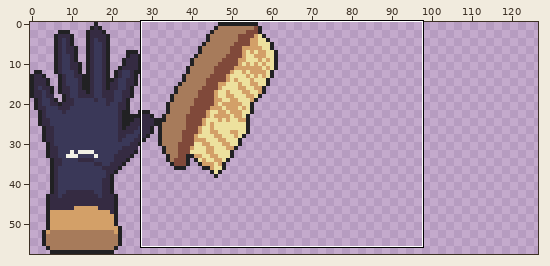
Two states of a sprite sheet, Assets/Textures/Hand.png. The first picture is a wide view before the edit; the outline marks the close-up.
Close-up. Before:
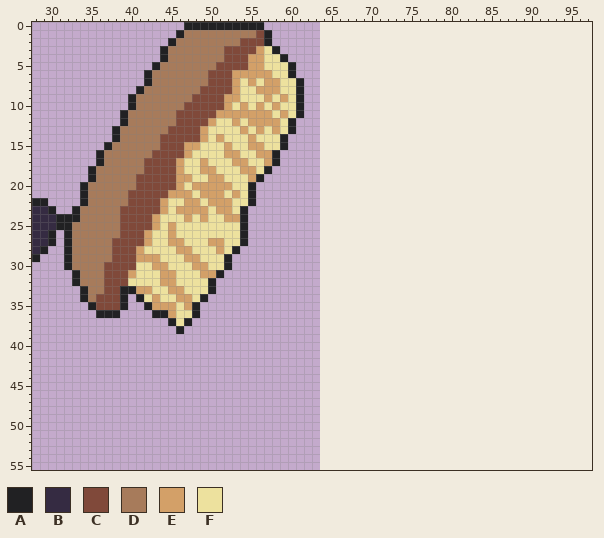
The file is 64x58 pixels. Shown: x 28..97, y 0..55. The old version is drawn lined up with the new one, on the new canvas. The wide view leaves out empty margins. The commit also changed other parts of the picture, which this record leaves out.
Palette (. is transparent): A #212123  B #352b42  C #80493a  D #a77b5b  E #d3a068  F #ede19e
Pixels before (only the part around the change), first column x 28:
 0 ...................AAAAAAAAAA.........................................
 1 ..................ADDDDDDDDDCA........................................
 2 .................ADDDDDDDDCCCA........................................
 3 ................ADDDDDDDCCCCEFA.......................................
 4 ................ADDDDDDDCCCEEFFA......................................
 5 ...............ADDDDDDDCCCCEEFFFA.....................................
 6 ..............ADDDDDDDCCCEEEEEFFA.....................................
 7 ..............ADDDDDDDCCCEFEFEEFFA....................................
 8 .............ADDDDDDDCCCCEFFEEEFFA....................................
 9 ............ADDDDDDDCCCCEEFFFEFEFA....................................
10 ............ADDDDDDCCCCCEFEFEFEFFA....................................
11 ...........ADDDDDDCCCCCEEEEEEEFEFA....................................
12 ...........ADDDDDDCCCCEFFEFEEEEFA.....................................
13 ..........ADDDDDDCCCCEFFFFEFEFEFA.....................................
14 ..........ADDDDDCCCCCEFEFFFEFFFA......................................
15 .........ADDDDDDCCCEEFFFEFFEEFFA......................................
16 ........ADDDDDDCCCCEFFFFEEFFEEA.......................................
17 ........ADDDDDCCCCEFFEFFFEEFFEA.......................................
18 .......ADDDDDDCCCCEFFEEFFFEEFA........................................
19 .......ADDDDDCCCCCEEFFEEFFFEA.........................................
20 ......ADDDDDDCCCCCEFEEEEEFFA..........................................
21 ......ADDDDDCCCCCEEEFEEEFEFA..........................................
22 AA....ADDDDDCCCCEFFEEFEEEFFA..........................................
23 BBA..ADDDDDCCCCCEFEEEEFEEFA...........................................
24 BBBAAADDDDDCCCCEFFFEFEFFEEA...........................................
25 BBBAADDDDDDCCCCEFEFFFFFFFFA...........................................
26 BBA.ADDDDDDCCCEFFEFFFFFFFFA...........................................
27 BBA.ADDDDDCCCCEFFEEFFFEEFFA...........................................
28 BA..ADDDDDCCCEFFFFEEFFFEFA............................................
29 A...ADDDDDCCCEEEFFFEEFFFA.............................................
30 ....ADDDDCCCCFFEEFFFEEFFA.............................................
31 .....ADDDCCCEFFFEEFFFEEA..............................................
32 .....ADDDCCCFFFFEEFFFFA...............................................
33 ......ADDCCAAEEFFEEFFFA...............................................
34 ......ADCCCA.AFEFFEEFA................................................
35 .......ACCCA..AEEEFEA.................................................
36 ........AAA....AAEFFA.................................................
37 .................AFA..................................................
38 ..................A...................................................
39 ......................................................................
40 ......................................................................
41 ......................................................................
42 ......................................................................
43 ......................................................................
44 ......................................................................
45 ......................................................................
46 ......................................................................
47 ......................................................................
48 ......................................................................
49 ......................................................................
50 ......................................................................
51 ......................................................................
52 ......................................................................
53 ......................................................................
54 ......................................................................
55 ......................................................................
Now the later version:
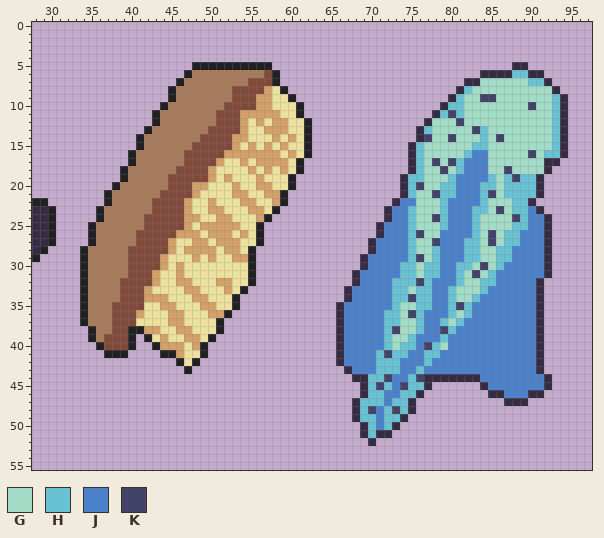
Colours new in this view: G #a2dcc7  H #68c2d3  J #4b80ca  K #43436a
The edit:
canvas 64x58 -> 128x58
Changed rows in their new state; - is an unchanged pixel.
first column x 30:
 0 -----------------..........--------------------------------------
 1 ----------------............-------------------------------------
 2 ---------------.............-------------------------------------
 3 --------------...............------------------------------------
 4 --------------................-----------------------------------
 5 -------------.....AAAAAAAAAA...---------------------------BB-----
 6 ------------.....A--DDDDDDDCA..-----------------------BBBBHHBB---
 7 ------------....A---DDDDDCCCA...--------------------BBGGGGGGHHB--
 8 -----------....A---DDDDCCCC-FA..-------------------BHGGGGGGGGGGB-
 9 ----------.....A--DDDDDCCCE--FA.------------------BHGGKKGGGGGGGHB
10 ----------....A--DDDDDCCCC-EF--------------------BHHGGGGGGGGKGGHB
11 ---------....A--DDDDDCCC----EF------------------BHKHGGGGGGGGGGGHB
12 ---------....A--DDDDDCCCEF-F-EFFA--------------BGGGKGGGGGGGGGGGHB
13 --------....A--DDDDDCCCC--FE-EFFA-------------BHGGGGGKHGGGGGGGGHB
14 --------...A--DDDDDCCCCEEF--EFEFA-------------BKGGKGGGHGKGGGGGGHB
15 -------....A--DDDDCCCCCE--FE-EFFA------------BHGGGGGGHHGGGGGGGGHB
16 ------....A--DDDDCCCCC--EE--EFEFA------------BHGGGGGHJJGGGGGKGHHB
17 ------....A-DDDDDCCCCE-F--E-EEFA-------------BHGKGKHJJJGGGGGGGBB-
18 -----....A--DDDDCCCC----F--EFEFA-------------BHGGKGHJJJGGKGGGGB--
19 -----....A-DDDD-CCCC-FE--FEFFFA-------------BHHGGGHJJJJHGHKHHB---
20 ----....A--DDDD-CC--FFFE-FEEFFA-------------BHKGGHHJJJHHGHHHHB---
21 ----...A--DDDD-CCCEFFF--EFFEEA--------------BHGGKHHJJJHKGHHHHB---
22 ----...A--DDD-CCC-F--FF-EEFFEA-------------BJJGGGHJJJJHGGGHHB----
23 ---...A--DDDD-CCC-FFE-F-FEEFA-------------BJJHGGGHJJJHHGKGHHJB---
24 A.....A--DDD-CCCC-EF-E-FFFEA--------------BJJHGGKHJJJHGGGGKHJJB--
25 A....A---DDD-CCCCE-EEEEEFFA--------------BJJJHGGGHJJJHGGGGHHJJB--
26 --...A---DD-CCCCEEE-EEE-EFA--------------BJJJHKGGJJJJHGKGHHJJJB--
27 --...A--DDD-CCC-F-EEF-EEFFA-------------BJJJJHGGKJJJHHGKGHHJJJB--
28 --..A---DD-CCCCEF-EEEFEEFA--------------BJJJJHGGHJJJHHGGHHJJJJB--
29 --..A---DD-CCCE--F--E-FEEA-------------BJJJJJHKGHJJJHHGGHHJJJJB--
30 --..A--DDD-CCC--E-FF--FFFA-------------BJJJJHHGHHJJHHGKGHJJJJJB--
31 ---.A--DDDCCCEFFE--FFFFFFA------------BJJJJJHHGHHJJHGKGHJJJJJJB--
32 ---.A--DD-CCCEFFEE--FEEFFA------------BJJJJHHHKHJJJHGGHHJJJJJB---
33 -------DDCCC---FFEE-FFEFA------------BJJJJJHHGHHJJHGGGHJJJJJJB---
34 ------DDDCCCE-E-FFEEFFFA-------------BJJJJJHHKHHJJHGGHJJJJJJJB---
35 ----ADDD-CCCFF---FFEEFFA------------BJJJJJJHGGHHJJHKHJJJJJJJJB---
36 ----ADDDCCCEFFF-E-FFEEA-------------BJJJJJHHGKHJJJHGHJJJJJJJJB---
37 ----ADDDCCCFFFFEEFFFFA--------------BJJJJJHHGGHJJHGHJJJJJJJJJB---
38 -----ADDCCAAEEFFEEFFFA--------------BJJJJJHKGGHJJKHJJJJJJJJJJB---
39 -----ADCCCA-AFEFFEEFA---------------BJJJJJHGGHJJJHJJJJJJJJJJJB---
40 ------ACCCA--AEEEFEA----------------BJJJJJHGHHJKHGJJJJJJJJJJJB---
41 -------AAA----AAEFFA----------------BJJJJHKHHJJHHJJJJJJJJJJJJB---
42 ----------------AFA-----------------BJJJJHHHJJJHJJJJJJJJJJJJJB---
43 -----------------A-------------------BJJJHHHJJHJJJJJJJJJJJJJJB---
44 --------------------------------------BBHHKJJHKBBBBBBBJJJJJJJJB--
45 ---------------------------------------BHKHJKHHB------BJJJJJJJB--
46 ---------------------------------------BHHJJHHB--------BBJJJBB---
47 --------------------------------------BHHHJHHB-----------BBB-----
48 --------------------------------------BHKJHKHB-------------------
49 --------------------------------------BHHJHHB--------------------
50 ---------------------------------------BHJHB---------------------
51 ---------------------------------------BHBB----------------------
52 ----------------------------------------B------------------------
